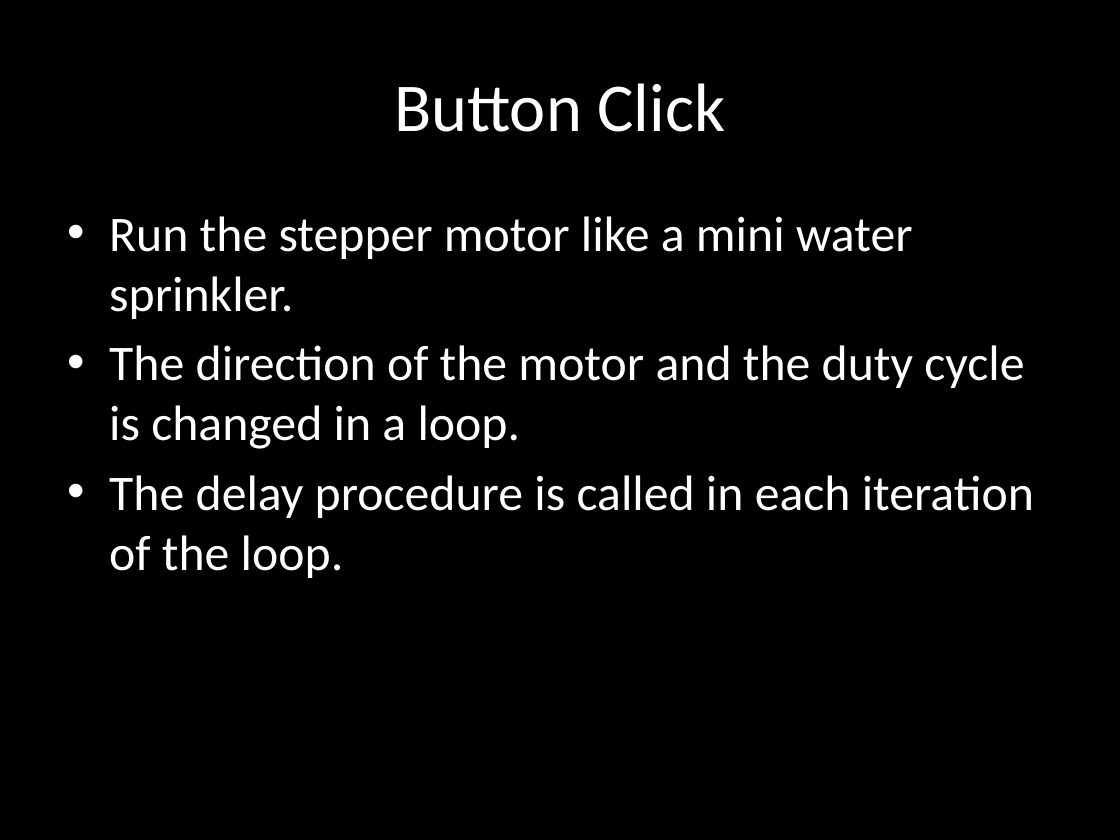
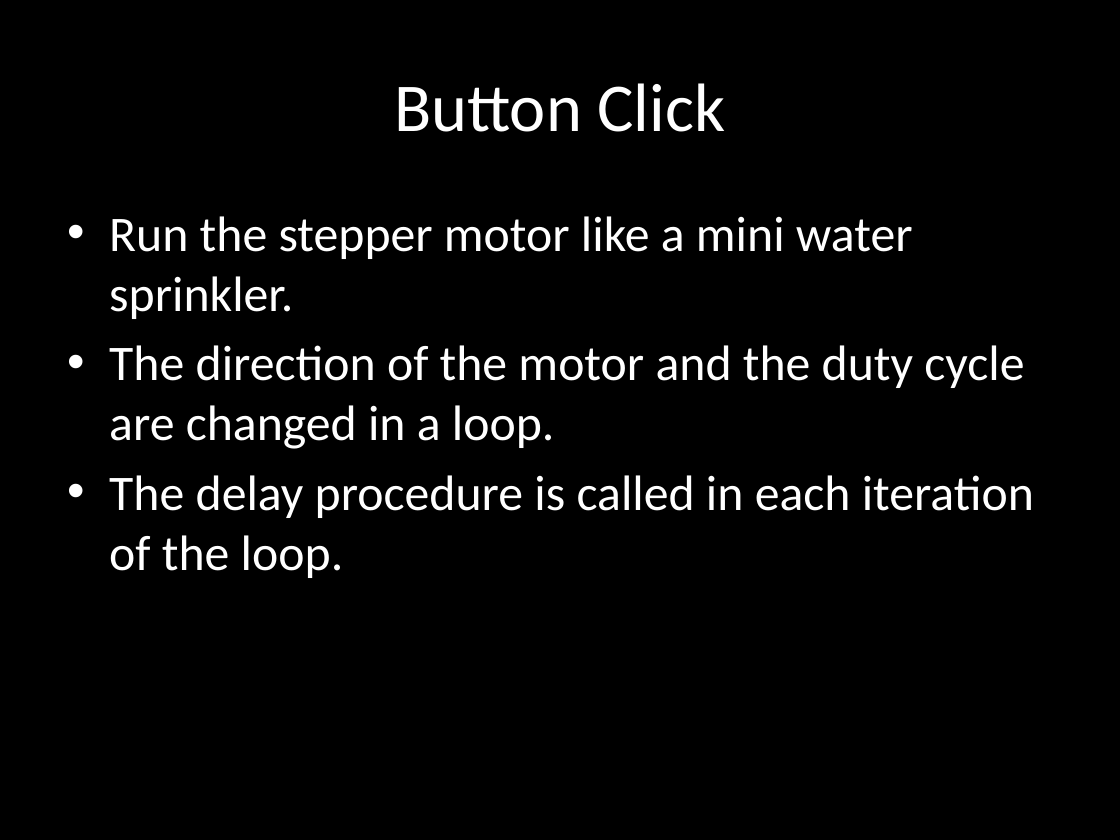
Before and after one commit to thilankam/thilankam.github.io, a slide deck: slide 17 of gsoc17/tutorial/Android_Things_PWM/movie_presentation.pptx. Drawn at 1120x840 pixels with LibreOffice and Linux fonts; fonts in the diff are those of the drawing. Boxes give left, top, right and bottom in pixels: in the first picture for what was removed or moved away, otherwise in the second. Text is boxed around its words. In the diff, an @@ line names an element or a change of style, - is before the commit and + after.

```diff
--- a/gsoc17/tutorial/Android_Things_PWM/movie_presentation.pptx
+++ b/gsoc17/tutorial/Android_Things_PWM/movie_presentation.pptx
@@ text at <box>109,345,1024,449</box>: text changed @@
-• The direction of the motor and the duty cycle is changed in a loop.
+• The direction of the motor and the duty cycle are changed in a loop.
```
Also in this commit, not shown: 2 other slides changed, 6 other files.
